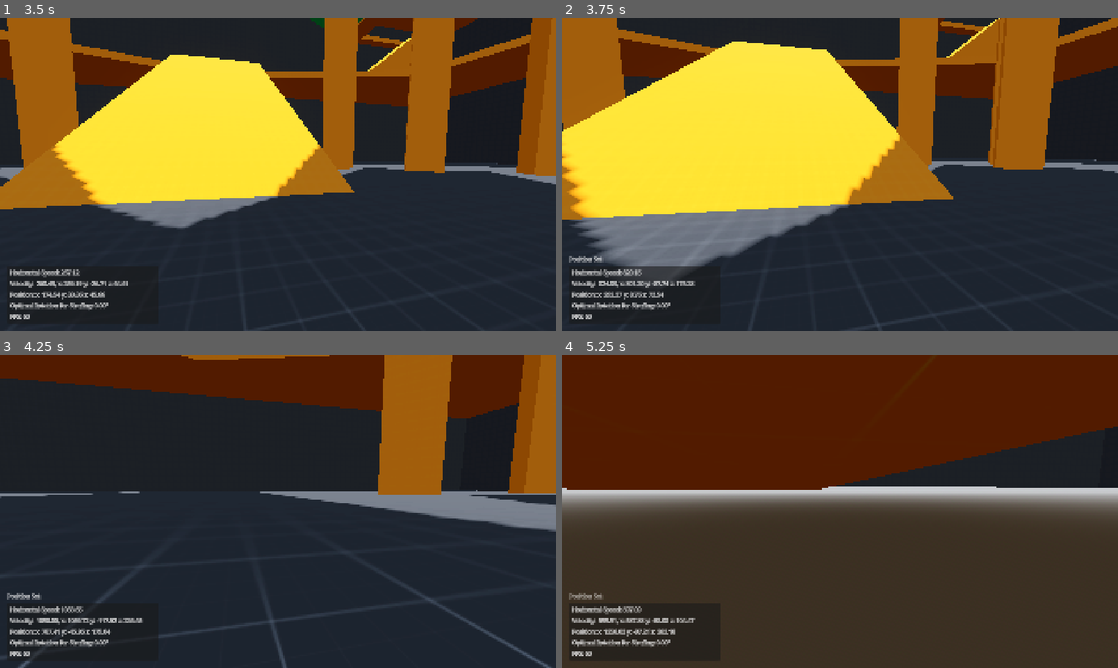
Above: before the commit, frames 1-4 (two rows, left to right).
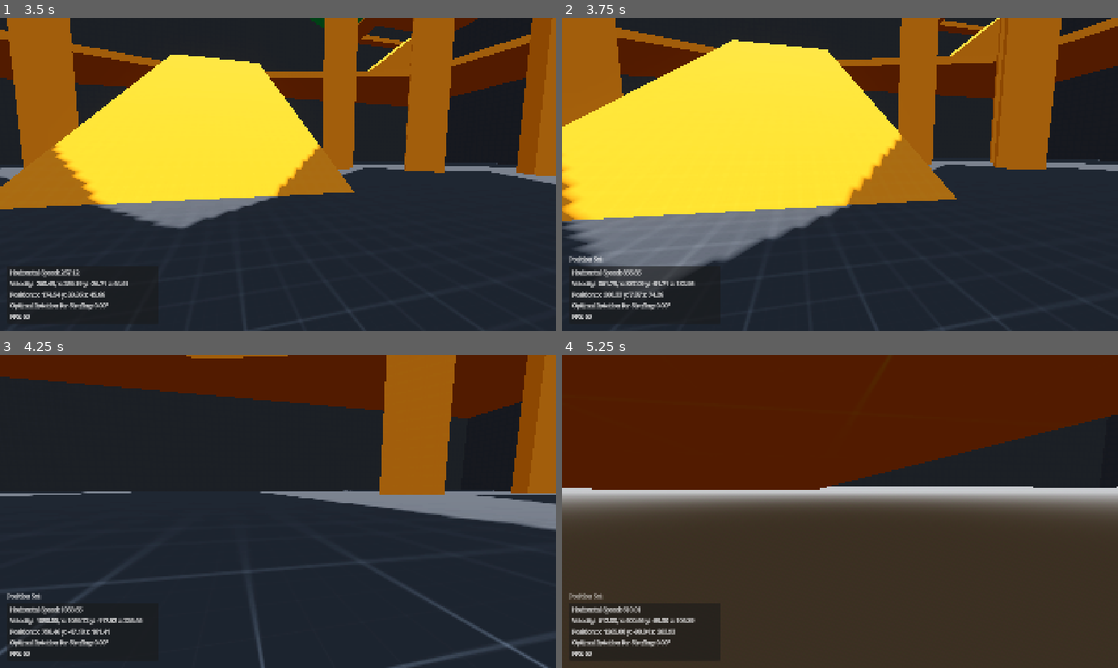
Above: after the commit, the same moments.

Repository: baristay/godot4-source-style-movement
Game: Godot game, scene res://Maps/open_playground.tscn
Two runs of this game, one before a commit and one after it. Both use one fixed random seed, a clock stepped at 60 frames per second and the inputs below.
Inputs (mouse positions are in pixels of both pictures, inside the frame that each line leads up to):
- Up to frame 1 (3.5 s): click "Resume" at 0.5 s; tap Enter at 1.25 s; move the mouse to (305, 174) at 1.27 s; hold Ctrl (crouch) 1.28-2.03 s; hold W (up) from 1.28 s (still down); tap Space (jump) at 1.52, 2.27 s; move the mouse to (250, 174) at 2.02 s; tap Ctrl (crouch) at 2.1 s; move the mouse to (289, 168) at 2.77 s; hold Ctrl (crouch) from 2.78 s (still down); tap E (noclip) at 2.85 s
- Up to frame 2 (3.75 s): keep holding W (up); move the mouse to (834, 180) at 3.52 s; release Ctrl (crouch) at 3.53 s; tap Q (set_start_pos) at 3.6 s
- Up to frame 3 (4.25 s): keep holding W (up); tap Space (jump) at 3.77 s; tap Ctrl (crouch) at 3.8 s
- Up to frame 4 (5.25 s): keep holding W (up); move the mouse to (878, 514) at 4.27 s; hold Shift (walk) 4.28-5.03 s; tap Space (jump) at 4.52 s; tap Ctrl (crouch) at 4.55, 5.1 s; move the mouse to (795, 508) at 5.02 s

Frame 1 is identical in both runs. In frame 2, 2.9% of the frame differs, in the area x 0-100%, y 0-100%; in frame 3, 2.5%; in frame 4, 1.3%.

Commit message:
Crouching Fixes
Fixed crouch state going back and forth between “unducking” and “ducked” when there is an obstacle above in crouch state.

Fixed character being pushed down into the floor (or snapping down) when leaving the ground while releasing a partially completed duck.

Diff:
--- a/Player/state/crouch/crouch_state.gd
+++ b/Player/state/crouch/crouch_state.gd
@@ -58,3 +58,63 @@
 	state_machine.crouch_progress = dict.get("crouch_progress", state_machine.crouch_progress)
 	state_machine._eye_y_curr = dict.get("eye_y_curr", state_machine._eye_y_curr)
 	state_machine._eye_y_prev = dict.get("eye_y_prev", state_machine._eye_y_prev)
+
+
+func _is_in_air() -> bool:
+	return resp_comp.cur_state_surfaces["type"] != ResponseComponent.CurrentState.FLOOR
+
+
+func _can_unduck() -> bool:
+	if state_machine.crouch_progress <= 0.0 or col_comp.collision_shape.shape == col_comp.box_shape:
+		return true
+
+	var colliding: bool = true
+	var result: PhysicsTestMotionResult3D
+
+	result = col_comp._test_collision(col_comp.collision_shape.shape, body.global_transform, col_comp.HULL_DELTA * Vector3.UP, false, false)
+
+	if result.get_collision_count() != 0:
+		colliding = false
+
+	var test_center: Vector3 = body.global_position + (Vector3.UP * state_machine.COLLISION_MARGIN)
+	var transform: = Transform3D(col_comp.collision_shape.global_basis, test_center)
+
+	col_comp._set_test_shape(col_comp.box_shape)
+	col_comp._expand_collision(col_comp.test_shape, -(Vector3(1, 1, 1)) * state_machine.COLLISION_MARGIN)
+	result = col_comp._test_collision(col_comp.test_shape, transform, Vector3.ZERO, true, false)
+
+	if result.get_collision_count() != 0:
+		colliding = false
+
+	return colliding
+
+
+func _finish_unduck(is_in_air: bool) -> void:
+	if not is_in_air or col_comp.collision_shape.shape != col_comp.duck_shape:
+		return
+	if is_in_air:
+		if _can_snap_down_air():
+			resp_comp._forced_snap_down_update(col_comp.HULL_DELTA + col_comp.CROUCH_MARGIN, -resp_comp.SAFE_MARGIN)
+			body.force_update_transform()
+			body.reset_physics_interpolation()
+		else:
+			body.global_position.y -= col_comp.HULL_DELTA - col_comp.CROUCH_MARGIN
+			body.force_update_transform()
+
+
+func _can_snap_down_air() -> bool:
+	var result: PhysicsTestMotionResult3D
+	result = col_comp._test_collision(col_comp.duck_shape, body.global_transform, (col_comp.HULL_DELTA - col_comp.CROUCH_MARGIN) * Vector3.DOWN, false, false)
+	return result.get_collision_count() != 0
+
+
+func _finish_duck_position_shift(is_in_air: bool, progress: float, p_started_on_ground: bool) -> void:
+	col_comp._set_ducked()
+
+	if is_in_air:
+		if p_started_on_ground and progress < 1.0:
+			body.global_position.y += col_comp.CROUCH_JUMP_MARGIN
+		else:
+			body.global_position.y += col_comp.HULL_DELTA - col_comp.CROUCH_MARGIN
+
+	body.force_update_transform()
--- a/Player/state/crouch/ducked.gd
+++ b/Player/state/crouch/ducked.gd
@@ -13,5 +13,14 @@
 
 
 func _physics_update(_delta: float) -> void:
-	if not input_comp.is_duck_requested:
+	if input_comp.is_duck_requested:
+		return
+
+	if not _can_unduck():
+		return
+
+	if _is_in_air():
+		_finish_unduck(true)
+		transitioned.emit(self, "CrouchStanding")
+	else:
 		transitioned.emit(self, "CrouchUnducking")
--- a/Player/state/crouch/ducking.gd
+++ b/Player/state/crouch/ducking.gd
@@ -34,7 +34,7 @@
 		transitioned.emit(self, "CrouchUnducking")
 		return
 
-	var is_in_air: bool = resp_comp.cur_state_surfaces["type"] != ResponseComponent.CurrentState.FLOOR
+	var is_in_air: bool = _is_in_air()
 
 	state_machine.crouch_progress += delta / col_comp.TIME_TO_DUCK
 
@@ -46,15 +46,3 @@
 		_set_duck_eye_offset(_simple_spline(state_machine.crouch_progress))
 
 	_update_input_duck_state(true)
-
-
-func _finish_duck_position_shift(is_in_air: bool, progress: float, p_started_on_ground: bool) -> void:
-	col_comp._set_ducked()
-
-	if is_in_air:
-		if p_started_on_ground and (progress > 0.0 and progress < 1.0):
-			body.global_position.y += col_comp.CROUCH_JUMP_MARGIN
-		else:
-			body.global_position.y += col_comp.HULL_DELTA - col_comp.CROUCH_MARGIN
-
-	body.force_update_transform()
--- a/Player/state/crouch/standing.gd
+++ b/Player/state/crouch/standing.gd
@@ -13,5 +13,11 @@
 
 
 func _physics_update(_delta: float) -> void:
-	if input_comp.is_duck_requested:
+	if not input_comp.is_duck_requested:
+		return
+
+	if _is_in_air():
+		_finish_duck_position_shift(true, 0.0, false)
+		transitioned.emit(self, "CrouchDucked")
+	else:
 		transitioned.emit(self, "CrouchDucking")
--- a/Player/state/crouch/unducking.gd
+++ b/Player/state/crouch/unducking.gd
@@ -8,8 +8,10 @@
 		return
 
 	if not _can_unduck():
-		_update_input_duck_state(true)
-		transitioned.emit(self, "CrouchDucked")
+		state_machine.crouch_progress = minf(1.0, state_machine.crouch_progress + delta / col_comp.TIME_TO_DUCK)
+		_set_duck_eye_offset(_simple_spline(state_machine.crouch_progress))
+		if state_machine.crouch_progress >= 1.0:
+			transitioned.emit(self, "CrouchDucked")
 		return
 
 	var is_in_air: bool = resp_comp.cur_state_surfaces["type"] != ResponseComponent.CurrentState.FLOOR
@@ -24,45 +26,3 @@
 		_set_duck_eye_offset(_simple_spline(state_machine.crouch_progress))
 
 	_update_input_duck_state(false)
-
-
-func _finish_unduck(is_in_air: bool) -> void:
-	if is_in_air:
-		if _can_snap_down_air():
-			resp_comp._forced_snap_down_update(col_comp.HULL_DELTA + col_comp.CROUCH_MARGIN, -resp_comp.SAFE_MARGIN)
-			body.force_update_transform()
-			body.reset_physics_interpolation()
-		else:
-			body.global_position.y -= col_comp.HULL_DELTA - col_comp.CROUCH_MARGIN
-			body.force_update_transform()
-
-
-func _can_unduck() -> bool:
-	if state_machine.crouch_progress <= 0.0 or col_comp.collision_shape.shape == col_comp.box_shape:
-		return true
-
-	var colliding: bool = true
-	var result: PhysicsTestMotionResult3D
-
-	result = col_comp._test_collision(col_comp.collision_shape.shape, body.global_transform, col_comp.HULL_DELTA * Vector3.UP, false, false)
-
-	if result.get_collision_count() != 0:
-		colliding = false
-
-	var test_center: Vector3 = body.global_position + (Vector3.UP * state_machine.COLLISION_MARGIN)
-	var transform: = Transform3D(col_comp.collision_shape.global_basis, test_center)
-
-	col_comp._set_test_shape(col_comp.box_shape)
-	col_comp._expand_collision(col_comp.test_shape, -(Vector3(1, 1, 1)) * state_machine.COLLISION_MARGIN)
-	result = col_comp._test_collision(col_comp.test_shape, transform, Vector3.ZERO, true, false)
-
-	if result.get_collision_count() != 0:
-		colliding = false
-
-	return colliding
-
-
-func _can_snap_down_air() -> bool:
-	var result: PhysicsTestMotionResult3D
-	result = col_comp._test_collision(col_comp.duck_shape, body.global_transform, (col_comp.HULL_DELTA - col_comp.CROUCH_MARGIN) * Vector3.DOWN, false, false)
-	return result.get_collision_count() != 0
